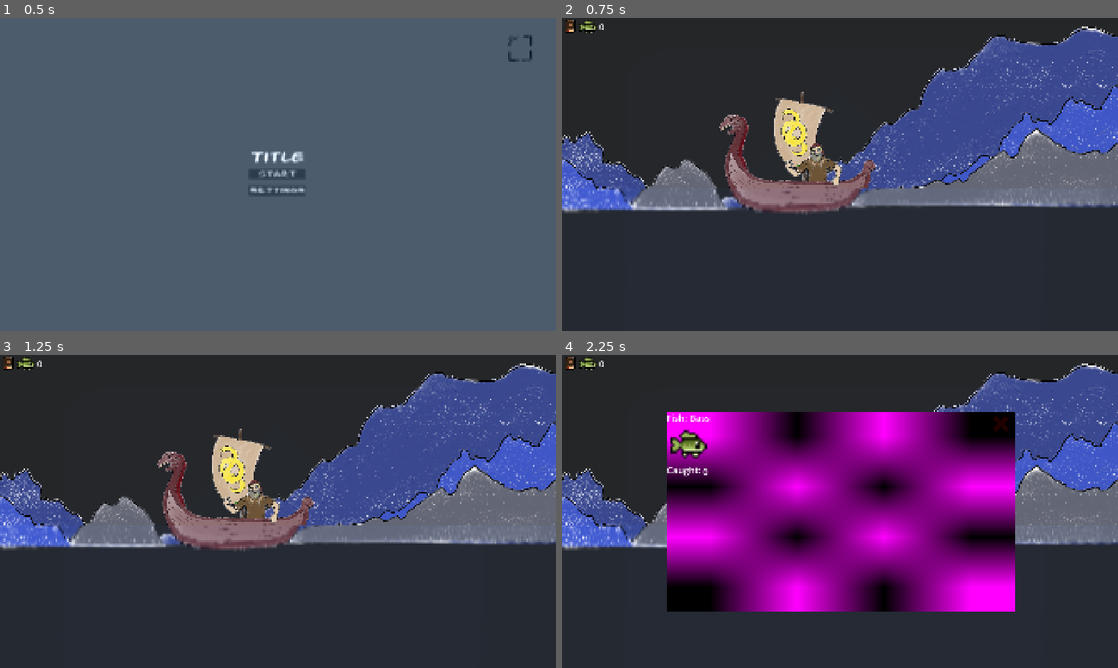
Above: before the commit, frames 1-4 (two rows, left to right).
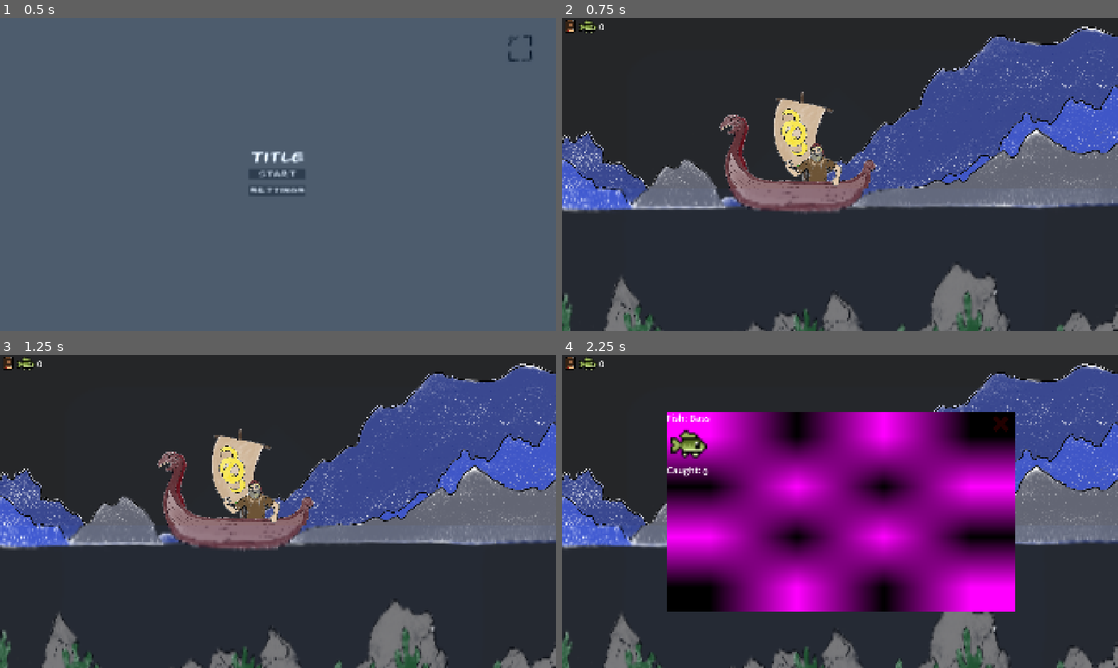
Above: after the commit, the same moments.

Repository: PARCISZEWSKI/fishinggwj
Game: Godot game, scene res://interface/main_menu.tscn
Two runs of this game, one before a commit and one after it. Both use one fixed random seed, a clock stepped at 60 frames per second and the inputs below. The engine's default icon, where the game draws it, is replaced by a stand-in: a white triangle on a blue panel in a dark square.
Inputs (mouse positions are in pixels of both pictures, inside the frame that each line leads up to):
- Up to frame 1 (0.5 s): no input
- Up to frame 2 (0.75 s): click "Start" at 0.5 s
- Up to frame 3 (1.25 s): no input
- Up to frame 4 (2.25 s): click (567, 361) at 1.25 s; move the mouse to (962, 495) at 2.02 s; press the mouse at (962, 495) at 2.03 s

Frame 1 is identical in both runs. In frame 2, 5.3% of the frame differs, in the area x 0-100%, y 54-100%; in frame 3, 5.2%; in frame 4, 4.9%.

Commit message:
Start of shop scene

Diff:
--- a/interface/game_menu.tscn
+++ b/interface/game_menu.tscn
@@ -24,7 +24,7 @@
 shader_parameter/speed = Vector2(0.03, 0.07)
 shader_parameter/wave_strength = 2.0
 shader_parameter/scale_y = 100.0
-shader_parameter/y_zoom = 0.385543
+shader_parameter/y_zoom = 0.424098
 
 [sub_resource type="CanvasTexture" id="CanvasTexture_1elys"]
 
--- a/project.godot
+++ b/project.godot
@@ -28,7 +28,6 @@
 
 window/size/viewport_width=1920
 window/size/viewport_height=1080
-window/size/mode=3
 window/stretch/mode="canvas_items"
 
 [global_group]
--- a/scenes/main.tscn
+++ b/scenes/main.tscn
@@ -10,25 +10,25 @@
 [ext_resource type="Texture2D" uid="uid://pqnxb37amwqh" path="res://assets/mountain_front2.png" id="6_eb6dy"]
 [ext_resource type="PackedScene" uid="uid://cqswwvxdx7x5w" path="res://components/spawn_component.tscn" id="6_tefeu"]
 [ext_resource type="Texture2D" uid="uid://dqqwgyik2f1t3" path="res://assets/mountain_mid2.png" id="7_trceg"]
+[ext_resource type="Texture2D" uid="uid://damcv0bmipy64" path="res://assets/bottom_back..png" id="8_dp3eg"]
+[ext_resource type="Texture2D" uid="uid://bjl6bwjm8yy81" path="res://assets/bottom_mid.png" id="9_0ld40"]
 [ext_resource type="PackedScene" uid="uid://dpkcayi0yivcl" path="res://interface/game_menu.tscn" id="11_ya4ey"]
 [ext_resource type="PackedScene" uid="uid://o0uut8pfod8e" path="res://interface/collectibles.tscn" id="12_eb6dy"]
 
 [sub_resource type="FastNoiseLite" id="FastNoiseLite_i74xo"]
 
-[sub_resource type="NoiseTexture2D" id="NoiseTexture2D_g8y3y"]
-width = 100
-height = 100
+[sub_resource type="NoiseTexture2D" id="NoiseTexture2D_dp3eg"]
 seamless = true
 noise = SubResource("FastNoiseLite_i74xo")
 
 [sub_resource type="ShaderMaterial" id="ShaderMaterial_tbgi4"]
 shader = ExtResource("2_sugp2")
 shader_parameter/CAST_COLOR = Color(9.40054e-09, 0.0118882, 0.0363577, 0)
-shader_parameter/fast_noise = SubResource("NoiseTexture2D_g8y3y")
+shader_parameter/fast_noise = SubResource("NoiseTexture2D_dp3eg")
 shader_parameter/speed = Vector2(0.03, 0.07)
 shader_parameter/wave_strength = 2.0
 shader_parameter/scale_y = 100.0
-shader_parameter/y_zoom = 0.385543
+shader_parameter/y_zoom = 0.564474
 
 [sub_resource type="CanvasTexture" id="CanvasTexture_1elys"]
 
@@ -47,17 +47,27 @@
 right_edge = 500
 fishes = Array[PackedScene]([ExtResource("5_tbgi4")])
 
-[node name="MountainBack2" type="Sprite2D" parent="."]
+[node name="environment" type="Node2D" parent="."]
+
+[node name="MountainBack2" type="Sprite2D" parent="environment"]
 position = Vector2(962, 551)
 texture = ExtResource("5_ya4ey")
 
-[node name="MountainMid2" type="Sprite2D" parent="."]
+[node name="MountainMid2" type="Sprite2D" parent="environment"]
 position = Vector2(962, 551)
 texture = ExtResource("7_trceg")
 
-[node name="MountainFront2" type="Sprite2D" parent="."]
+[node name="MountainFront2" type="Sprite2D" parent="environment"]
 position = Vector2(962, 551)
 texture = ExtResource("6_eb6dy")
+
+[node name="BottomBack_" type="Sprite2D" parent="environment"]
+position = Vector2(965, 399)
+texture = ExtResource("8_dp3eg")
+
+[node name="BottomMid" type="Sprite2D" parent="environment"]
+position = Vector2(965, 399)
+texture = ExtResource("9_0ld40")
 
 [node name="player" parent="." instance=ExtResource("1_o5qli")]
 position = Vector2(818, 651)
--- /dev/null
+++ b/scenes/shop.tscn
@@ -0,0 +1,88 @@
+[gd_scene load_steps=15 format=3 uid="uid://du3bwnt3hbcer"]
+
+[ext_resource type="Texture2D" uid="uid://b6ifsx6vy7h2h" path="res://icon.svg" id="1_5u241"]
+[ext_resource type="Texture2D" uid="uid://ygry01iv8jyp" path="res://assets/mountain_back2.png" id="4_aa4hd"]
+[ext_resource type="Texture2D" uid="uid://dqqwgyik2f1t3" path="res://assets/mountain_mid2.png" id="5_68utx"]
+[ext_resource type="Texture2D" uid="uid://pqnxb37amwqh" path="res://assets/mountain_front2.png" id="6_ru2r1"]
+[ext_resource type="Texture2D" uid="uid://damcv0bmipy64" path="res://assets/bottom_back..png" id="7_lxs01"]
+[ext_resource type="Texture2D" uid="uid://bjl6bwjm8yy81" path="res://assets/bottom_mid.png" id="8_6nbx6"]
+[ext_resource type="Shader" uid="uid://2jyk63bthwvy" path="res://assets/water_shader.gdshader" id="10_5lclc"]
+[ext_resource type="Script" uid="uid://b1afqbou4mmu3" path="res://assets/water_shader.gd" id="11_ouqob"]
+[ext_resource type="Texture2D" uid="uid://bw828h46l0sp5" path="res://assets/bátur.png" id="12_44xle"]
+[ext_resource type="PackedScene" uid="uid://dpkcayi0yivcl" path="res://interface/game_menu.tscn" id="12_p0at6"]
+
+[sub_resource type="FastNoiseLite" id="FastNoiseLite_5u241"]
+
+[sub_resource type="NoiseTexture2D" id="NoiseTexture2D_dp3eg"]
+width = 100
+height = 100
+seamless = true
+noise = SubResource("FastNoiseLite_5u241")
+
+[sub_resource type="ShaderMaterial" id="ShaderMaterial_pqync"]
+shader = ExtResource("10_5lclc")
+shader_parameter/CAST_COLOR = Color(9.40054e-09, 0.0118882, 0.0363577, 0)
+shader_parameter/fast_noise = SubResource("NoiseTexture2D_dp3eg")
+shader_parameter/speed = Vector2(0.03, 0.07)
+shader_parameter/wave_strength = 2.0
+shader_parameter/scale_y = 100.0
+shader_parameter/y_zoom = 0.289664
+
+[sub_resource type="CanvasTexture" id="CanvasTexture_yuijs"]
+
+[node name="shop" type="Node2D"]
+
+[node name="Sprite2D" type="Sprite2D" parent="."]
+modulate = Color(1.42888e-08, 0.0245006, 0.0572112, 0.513726)
+position = Vector2(948.249, 529.5)
+scale = Vector2(16.4883, 10.5391)
+texture = ExtResource("1_5u241")
+
+[node name="environment" type="Node2D" parent="."]
+
+[node name="MountainBack2" type="Sprite2D" parent="environment"]
+position = Vector2(962, 551)
+texture = ExtResource("4_aa4hd")
+
+[node name="MountainMid2" type="Sprite2D" parent="environment"]
+position = Vector2(962, 551)
+texture = ExtResource("5_68utx")
+
+[node name="MountainFront2" type="Sprite2D" parent="environment"]
+position = Vector2(962, 551)
+texture = ExtResource("6_ru2r1")
+
+[node name="BottomBack_" type="Sprite2D" parent="environment"]
+position = Vector2(965, 399)
+texture = ExtResource("7_lxs01")
+
+[node name="BottomMid" type="Sprite2D" parent="environment"]
+position = Vector2(965, 399)
+texture = ExtResource("8_6nbx6")
+
+[node name="Sprite2D3" type="Sprite2D" parent="."]
+modulate = Color(0.188027, 0.107351, 0.0618157, 1)
+position = Vector2(1723.62, 408.749)
+scale = Vector2(5.79094, 3.37109)
+texture = ExtResource("1_5u241")
+
+[node name="Sprite2D2" type="Sprite2D" parent="."]
+modulate = Color(0.188027, 0.107351, 0.0618157, 1)
+position = Vector2(1440, 630)
+scale = Vector2(13.3407, -0.306036)
+texture = ExtResource("1_5u241")
+
+[node name="Bátur" type="Sprite2D" parent="."]
+position = Vector2(883, 497)
+texture = ExtResource("12_44xle")
+
+[node name="waterShader" type="Sprite2D" parent="."]
+material = SubResource("ShaderMaterial_pqync")
+position = Vector2(861, 974)
+scale = Vector2(2337, 705)
+texture = SubResource("CanvasTexture_yuijs")
+script = ExtResource("11_ouqob")
+
+[node name="gameMenu" parent="." instance=ExtResource("12_p0at6")]
+process_mode = 3
+visible = false
Binary file added: assets/bottom_back..png
Not shown, changed: assets/bottom_back..png.import
Binary file added: assets/bottom_mid.png
Not shown, changed: assets/bottom_mid.png.import
Binary file removed: assets/mountain_back.png
Not shown, removed: assets/mountain_back.png.import
Binary file removed: assets/mountain_front.png
Binary file removed: assets/mountain_mid.png
